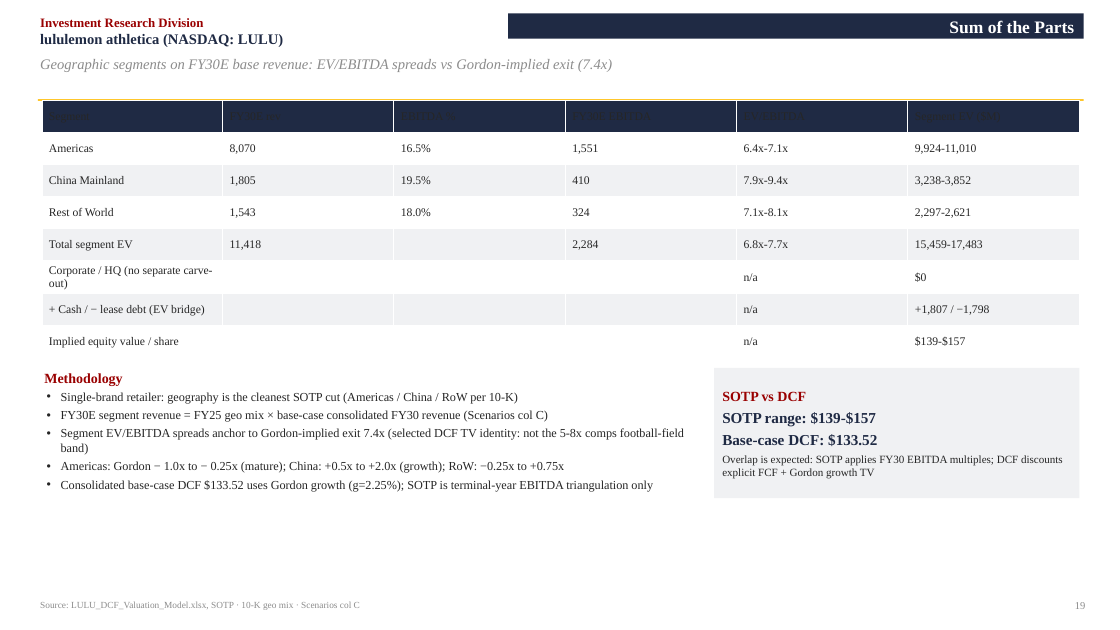
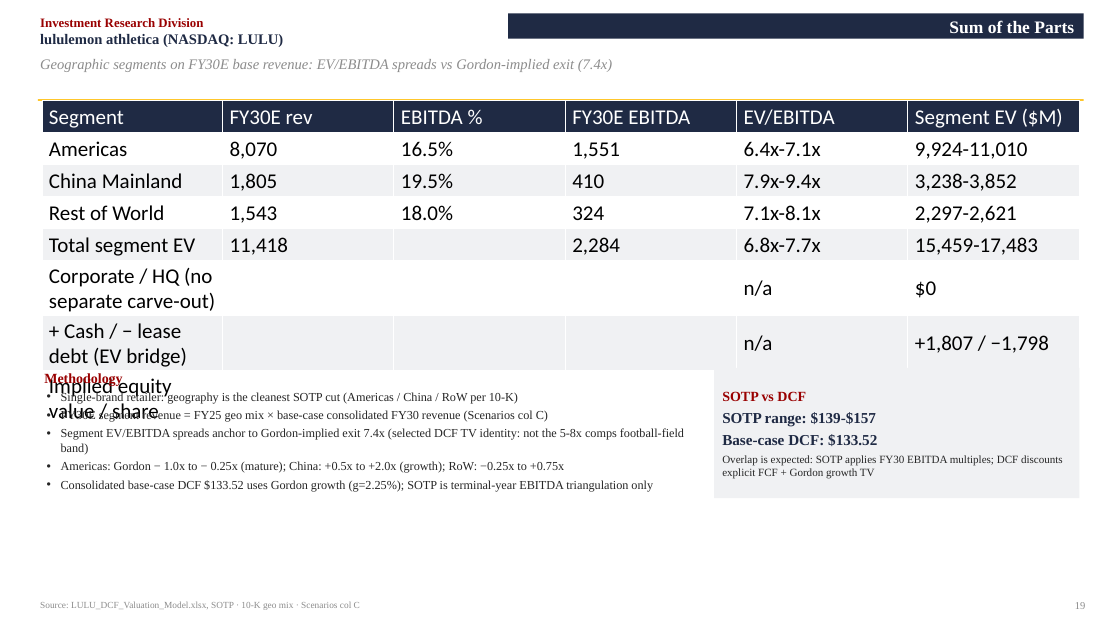
Before and after one commit to vengeanceaiUSC/RM, a slide deck: slide 19 of LULU/LULU_Investment_Pitch_Deck.pptx. Drawn at 1120x630 pixels with LibreOffice and Linux fonts; fonts in the diff are those of the drawing. Boxes give left, top, right and bottom in pixels: in the first picture for what was removed or moved away, otherwise in the second. Text is boxed around its words. In the diff, an @@ line names an element or a change of style, - is before the commit and + after.

```diff
--- a/LULU/LULU_Investment_Pitch_Deck.pptx
+++ b/LULU/LULU_Investment_Pitch_Deck.pptx
@@ table at [42,101,1080,426] @@
@@ size 10 to 18 pt, font Times New Roman to Calibri @@
@@ text colour #262626 to #FFFFFF in "Segment", "FY30E rev", "EBITDA %", "FY30E EBITDA" and 2 more places @@
@@ text colour #262626 to #000000 in "Americas", "8,070", "16.5%", "1,551" and 28 more places @@
```
Also in this commit, not shown: 8 other slides changed, 4 other files.
